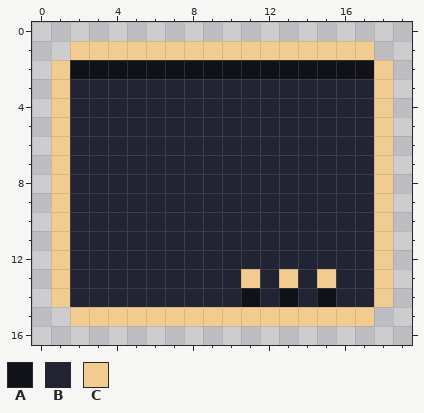
A pixel-art sprite gets an edit: resources/images/ui/selectBoxUp_dark.png. This is how it looked before the edit.
The file is 20x17 pixels.
Palette (. is transparent): A #111219  B #232433  C #f2cc8f
Pixels before, first column x 1:
 1 .CCCCCCCCCCCCCCCC.
 2 CAAAAAAAAAAAAAAAAC
 3 CBBBBBBBBBBBBBBBBC
 4 CBBBBBBBBBBBBBBBBC
 5 CBBBBBBBBBBBBBBBBC
 6 CBBBBBBBBBBBBBBBBC
 7 CBBBBBBBBBBBBBBBBC
 8 CBBBBBBBBBBBBBBBBC
 9 CBBBBBBBBBBBBBBBBC
10 CBBBBBBBBBBBBBBBBC
11 CBBBBBBBBBBBBBBBBC
12 CBBBBBBBBBBBBBBBBC
13 CBBBBBBBBBCBCBCBBC
14 CBBBBBBBBBABABABBC
15 .CCCCCCCCCCCCCCCC.
New version:
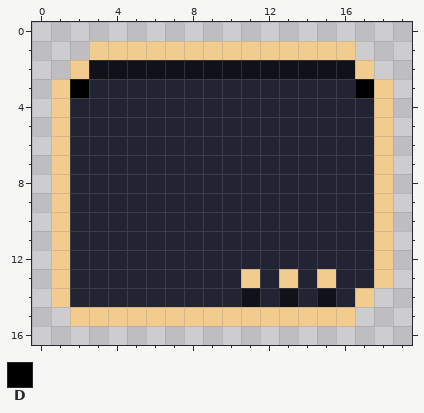
Colours new in this view: D #000000
The exact change:
Changed rows in their new state; - is an unchanged pixel.
first column x 1:
 1 -.--------------.-
 2 .C--------------C.
 3 -D--------------D-
first column x 17:
14 C.
15 .-
